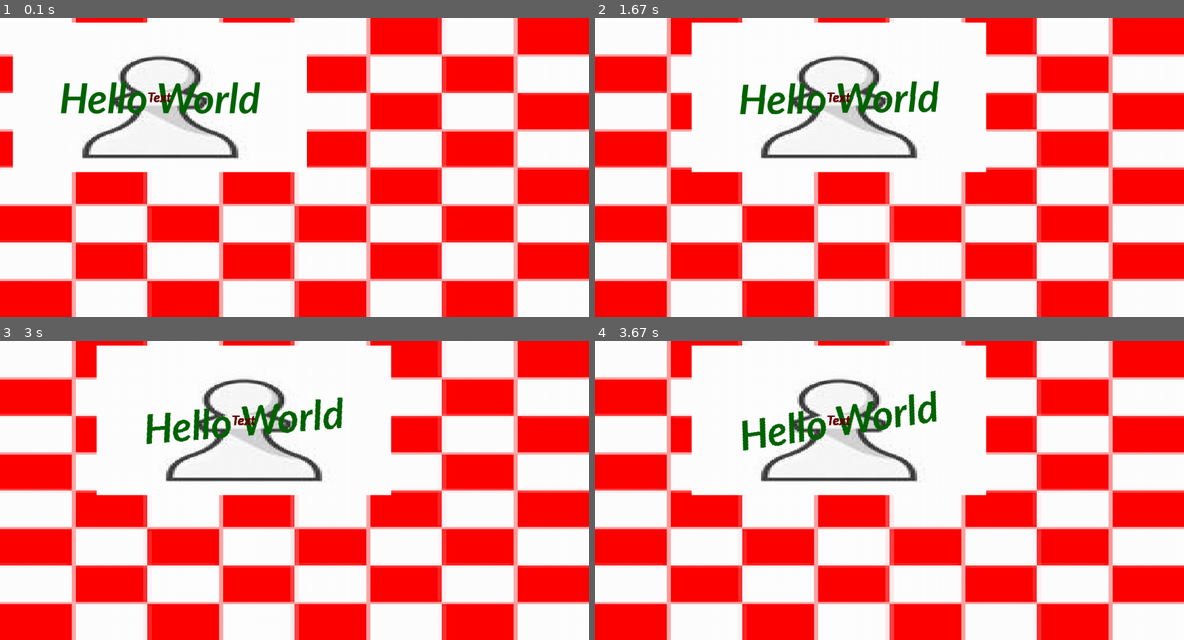
Above: before the commit, frames 1-4 (two rows, left to right).
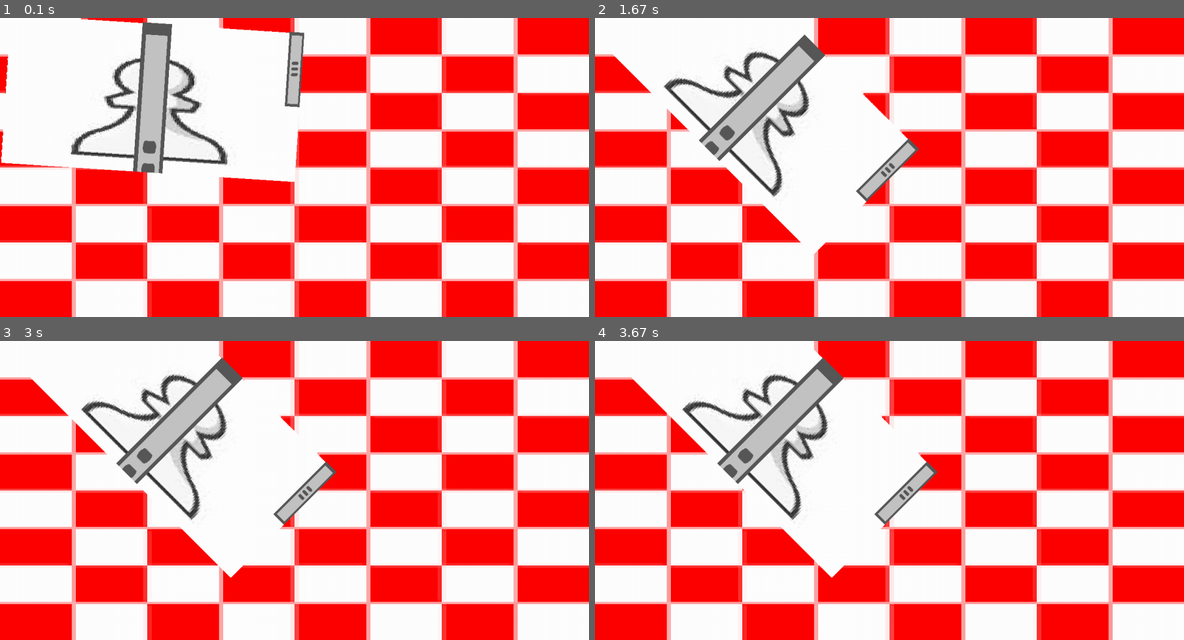
Above: after the commit, the same moments.

Repository: FizzyKing6002/App-Game-Designer-using-Pygame
Game: pygame game, started from projectEditor.py
Same seed, same stepped clock (60 frames per second), same inputs: the game is played once before the commit and once after it.
Inputs (mouse positions are in pixels of both pictures, inside the frame that each line leads up to):
- Up to frame 1 (0.1 s): no input
- Up to frame 2 (1.67 s): move the mouse to (865, 179) at 0.37 s; move the mouse to (748, 170) at 0.87 s; move the mouse to (977, 62) at 1.37 s
- Up to frame 3 (3 s): move the mouse to (306, 388) at 1.87 s; move the mouse to (300, 523) at 2.43 s; move the mouse to (447, 538) at 2.93 s
- Up to frame 4 (3.67 s): move the mouse to (1042, 463) at 3.43 s

The runs differ from the first frame. In frame 1, 8.5% of the frame differs, in the area x 0-53%, y 0-55%; in frame 2, 17%, in the area x 3-67%, y 0-79%; in frame 3, 16%; in frame 4, 15%.

Commit message:
Added Scroll Bar Object and Rotation of Surface Fix
Code was added - including a new object - to create a scroll bar.
Code was added to correctly draw the window onto a surface so that when the surface is rotated it shows the correct background.
Bugged, rotated objects on a surface cannot be clicked.

Diff:
--- a/EditorScripts/ObjectScripts/Example_Object.py
+++ b/EditorScripts/ObjectScripts/Example_Object.py
@@ -4,7 +4,8 @@
     "image" : True,
     "button" : True,
     "hover_activated" : False,
-    "key_activated" : False
+    "key_activated" : False,
+    "scroll_bar" : False
 }
 container_name = None
 
@@ -16,10 +17,11 @@
         self.objects_visible_outside_container = True
         self.img_dir = "EditorTextures/example_image.png"
         self.activation_keys = {}
+        self.is_scroll_bar = False
 
         self.position_modifiers = [[0, 0.5], [0, 0.5]]
         self.size_modifiers = [[0, 1], [0, 1]]
-        self.rotation_modifiers = [0, 1]
+        self.rotation_modifiers = [0, 0]
         self.opacity_modifiers = [0, 1]
 
         self.position_origin = [0.5, 0.5]
@@ -48,16 +50,17 @@
         if not self.active and global_scripts.state == 0:
             self.active = True
 
-    def left_clicked(self):
-        self.triggered = True
-
-    def middle_clicked(self):
+    def left_clicked(self, mouse_pos):
+        #self.triggered = True
         pass
 
-    def right_clicked(self):
+    def middle_clicked(self, mouse_pos):
         pass
 
-    def hovered_over(self):
+    def right_clicked(self, mouse_pos):
+        pass
+
+    def hovered_over(self, mouse_pos):
         pass
 
     def key_input(self, key):
--- a/EditorScripts/ObjectScripts/Example_Object2.py
+++ b/EditorScripts/ObjectScripts/Example_Object2.py
@@ -4,7 +4,8 @@
     "image" : True,
     "button" : True,
     "hover_activated" : False,
-    "key_activated" : True
+    "key_activated" : True,
+    "scroll_bar" : False
 }
 container_name = "Example_Object"
 
@@ -20,10 +21,11 @@
             "a" : True,
             "b" : False
         }
+        self.is_scroll_bar = False
 
         self.position_modifiers = [[10, 0], [10, 0]]
         self.size_modifiers = [[0, 0.5], [0, 0.5]]
-        self.rotation_modifiers = [0, 1]
+        self.rotation_modifiers = [0, 0]
         self.opacity_modifiers = [0, 1]
 
         self.position_origin = [0, 0]
@@ -40,18 +42,19 @@
     def frame_update(self, global_scripts):
         if self.one_time:
             self.one_time = False
-            self.create_animation(200, 1000, "posx", "x")
+            self.create_animation(200, 10000, "posx", "x")
+            self.create_animation(-45, 1000, "rot", "x")
 
-    def left_clicked(self):
+    def left_clicked(self, mouse_pos):
         pass
 
-    def middle_clicked(self):
+    def middle_clicked(self, mouse_pos):
         pass
 
-    def right_clicked(self):
+    def right_clicked(self, mouse_pos):
         pass
 
-    def hovered_over(self):
+    def hovered_over(self, mouse_pos):
         pass
 
     def key_input(self, key):
--- a/EditorScripts/ObjectScripts/Example_Object3.py
+++ b/EditorScripts/ObjectScripts/Example_Object3.py
@@ -4,22 +4,24 @@
     "image" : False,
     "button" : False,
     "hover_activated" : False,
-    "key_activated" : False
+    "key_activated" : False,
+    "scroll_bar" : False
 }
 container_name = "Example_Object2"
 
 class Example_Object3:
     def __init__(self):
-        self.active = True
-        self.update_priority = 2
+        self.active = False
+        self.update_priority = 0
 
         self.objects_visible_outside_container = True
         self.img_dir = None
         self.activation_keys = {}
+        self.is_scroll_bar = False
 
         self.position_modifiers = [[0, 0.5], [0, 0.5]]
         self.size_modifiers = [[0, 1], [0, 0.3]]
-        self.rotation_modifiers = [0, 1]
+        self.rotation_modifiers = [0, 0]
         self.opacity_modifiers = [0, 1]
 
         self.position_origin = [0.5, 0.5]
@@ -38,16 +40,16 @@
             self.one_time = False
             self.create_animation(237, 11000, "rot", "x**3")
 
-    def left_clicked(self):
+    def left_clicked(self, mouse_pos):
         pass
 
-    def middle_clicked(self):
+    def middle_clicked(self, mouse_pos):
         pass
 
-    def right_clicked(self):
+    def right_clicked(self, mouse_pos):
         pass
 
-    def hovered_over(self):
+    def hovered_over(self, mouse_pos):
         pass
 
     def key_input(self, key):
--- a/EditorScripts/ObjectScripts/Example_Object4.py
+++ b/EditorScripts/ObjectScripts/Example_Object4.py
@@ -4,7 +4,8 @@
     "image" : True,
     "button" : True,
     "hover_activated" : False,
-    "key_activated" : False
+    "key_activated" : False,
+    "scroll_bar" : False
 }
 container_name = None
 
@@ -16,10 +17,11 @@
         self.objects_visible_outside_container = True
         self.img_dir = "EditorTextures/palms.png"
         self.activation_keys = {}
+        self.is_scroll_bar = False
 
         self.position_modifiers = [[0, 0.5], [0, 0.5]]
         self.size_modifiers = [[0, 1], [0, 1]]
-        self.rotation_modifiers = [0, 1]
+        self.rotation_modifiers = [0, 0]
         self.opacity_modifiers = [0, 1]
 
         self.position_origin = [0.5, 0.5]
@@ -49,16 +51,16 @@
             self.active = True
 
 
-    def left_clicked(self):
+    def left_clicked(self, mouse_pos):
         self.triggered = True
 
-    def middle_clicked(self):
+    def middle_clicked(self, mouse_pos):
         pass
 
-    def right_clicked(self):
+    def right_clicked(self, mouse_pos):
         pass
 
-    def hovered_over(self):
+    def hovered_over(self, mouse_pos):
         pass
 
     def key_input(self, key):
--- a/EditorScripts/ObjectScripts/Example_Object5.py
+++ b/EditorScripts/ObjectScripts/Example_Object5.py
@@ -1,10 +1,11 @@
 object_type = {
     "container" : False,
-    "text" : True,
-    "image" : False,
+    "text" : False,
+    "image" : True,
     "button" : False,
     "hover_activated" : False,
-    "key_activated" : False
+    "key_activated" : False,
+    "scroll_bar" : False
 }
 container_name = "Example_Object2"
 
@@ -14,18 +15,19 @@
         self.update_priority = 1
 
         self.objects_visible_outside_container = True
-        self.img_dir = None
+        self.img_dir = "EditorTextures/box.png"
         self.activation_keys = {}
+        self.is_scroll_bar = False
 
         self.position_modifiers = [[0, 0.5], [0, 0.5]]
-        self.size_modifiers = [[0, 1], [0, 0.1]]
-        self.rotation_modifiers = [0, 1]
+        self.size_modifiers = [[0, 0.1], [0, 2]]
+        self.rotation_modifiers = [0, 0]
         self.opacity_modifiers = [0, 1]
 
         self.position_origin = [0.5, 0.5]
         self.animations = []
 
-        self.text = "Text"
+        self.text = ""
         self.text_font = "Calibri"
         self.text_colour = (100, 0, 0)
         self.text_bold = True
@@ -34,16 +36,16 @@
     def frame_update(self, global_scripts):
         pass
 
-    def left_clicked(self):
+    def left_clicked(self, mouse_pos):
         pass
 
-    def middle_clicked(self):
+    def middle_clicked(self, mouse_pos):
         pass
 
-    def right_clicked(self):
+    def right_clicked(self, mouse_pos):
         pass
 
-    def hovered_over(self):
+    def hovered_over(self, mouse_pos):
         pass
 
     def key_input(self, key):
--- /dev/null
+++ b/EditorScripts/ObjectScripts/Example_Object6.py
@@ -0,0 +1,75 @@
+object_type = {
+    "container" : False,
+    "text" : False,
+    "image" : True,
+    "button" : True,
+    "hover_activated" : False,
+    "key_activated" : False,
+    "scroll_bar" : True
+}
+container_name = "Example_Object2"
+
+class Example_Object6:
+    def __init__(self):
+        self.active = True
+        self.update_priority = 10
+
+        self.objects_visible_outside_container = True
+        self.img_dir = "EditorTextures/box.png"
+        self.activation_keys = {}
+        self.is_scroll_bar = True
+
+        self.position_modifiers = [[0, 0.975], [0, 0.5]]
+        self.size_modifiers = [[0, 0.05], [0, 1]]
+        self.rotation_modifiers = [0, 0]
+        self.opacity_modifiers = [0, 1]
+
+        self.position_origin = [0.5, 0.5]
+        self.animations = []
+
+        self.text = ""
+        self.text_font = "Calibri"
+        self.text_colour = (0, 0, 0)
+        self.text_bold = False
+        self.text_italic = False
+
+        self.clicked = False
+        self.init_mouse_pos = None
+        self.mouse_pos_diff = 0
+        self.scroll_bar_limit = 0
+
+    def frame_update(self, global_scripts):
+        self.pos[1] += self.mouse_pos_diff
+
+        if not self.clicked and self.init_mouse_pos is not None:
+            self.init_mouse_pos = None
+
+            self.position_modifiers[1][0] += self.mouse_pos_diff
+            self.mouse_pos_diff = 0
+
+        self.clicked = False
+
+    def left_clicked(self, mouse_pos):
+        self.clicked = True
+        if self.init_mouse_pos is None:
+            self.init_mouse_pos = mouse_pos[1]
+        self.mouse_pos_diff = mouse_pos[1] - self.init_mouse_pos
+
+        total_diff = self.mouse_pos_diff + self.position_modifiers[1][0]
+
+        if total_diff > self.scroll_bar_limit:
+            self.mouse_pos_diff = self.scroll_bar_limit - self.position_modifiers[1][0]
+        elif total_diff < 0:
+            self.mouse_pos_diff = 0 - self.position_modifiers[1][0]
+
+    def middle_clicked(self, mouse_pos):
+        pass
+
+    def right_clicked(self, mouse_pos):
+        pass
+
+    def hovered_over(self, mouse_pos):
+        pass
+
+    def key_input(self, key):
+        pass
--- a/ImportCode/objects.py
+++ b/ImportCode/objects.py
@@ -52,7 +52,7 @@
 
             if hasattr(self, "call_objects") and callable(self.call_objects):
                 self.call_objects(window, time,
-                                  mouse_pos, mouse_state, key_state, global_scripts)
+                                mouse_pos, mouse_state, key_state, global_scripts)
 
         def animate(self, time):
             for anim in self.animations:
@@ -123,6 +123,8 @@
 class Container:
     def __init__(self):
         self.objects = []
+        self.object_offset = 0
+        self.prev_offset = 0
 
     def call_objects(self, window, time,
                      mouse_pos, mouse_state, key_state, global_scripts):
@@ -135,16 +137,94 @@
                     mouse_pos, mouse_state, key_state, global_scripts)
 
         else:
-            surface = pygame.Surface(self.size).convert()
-            surface.blit(window, (
-                -(self.pos[0] - self.size[0] // 2), -(self.pos[1] - self.size[1] // 2)))
-
+            surface = pygame.Surface(self.size).convert_alpha()
+            if self.rot == 0:
+                surface.blit(window, (
+                    -(self.pos[0] - self.size[0] / 2), -(self.pos[1] - self.size[1] / 2)))
+            else:
+                rotated_window = pygame.transform.rotate(window, -self.rot)
+                vector = pygame.math.Vector2(
+                    window.get_width() / 2 - self.pos[0],
+                    window.get_height() / 2 - self.pos[1]).rotate(self.rot)
+                surface.blit(rotated_window, (
+                    vector[0] + self.size[0] / 2 - rotated_window.get_width() / 2, vector[1] + self.size[1] / 2 - rotated_window.get_height() / 2))
+
+            mouse_pos = [
+                mouse_pos[0] - (self.pos[0] - self.size[0] / 2),
+                mouse_pos[1] - (self.pos[1] - self.size[1] / 2)
+            ]
+
+            container_has_scroll_bar = False
             for obj in self.objects:
-                obj(surface, time,
-                    [self.size[0] // 2, self.size[1] // 2], self.size, self.rot, self.opa,
-                    mouse_pos, mouse_state, key_state, global_scripts)
-
+                if obj.is_scroll_bar:
+                    container_has_scroll_bar = True
+
+                    if obj.size[1] != 0 and self.size[1] - obj.size[1] != 0:
+                        scroll_offset = ((self.size[1] ** 2) / obj.size[1] - self.size[1]) \
+                            * ((obj.position_modifiers[1][0] + obj.mouse_pos_diff) \
+                                / (self.size[1] - obj.size[1]))
+                    else:
+                        scroll_offset = 0
+
+            if container_has_scroll_bar:
+                scroll_bar_size, object_offset = self.calc_size_scroll_bar()
+                self.object_offset = max(self.object_offset + object_offset, 0)
+                self.prev_offset = scroll_offset
+
+                for obj in self.objects:
+                    pos = [self.size[0] / 2, self.size[1] / 2]
+                    size = copy.deepcopy(self.size)
+
+                    if obj.is_scroll_bar:
+                        size[1] = scroll_bar_size
+                        pos[1] -= (self.size[1] - size[1]) / 2
+                        obj.scroll_bar_limit = self.size[1] - size[1]
+                    else:
+                        pos[1] += self.object_offset - scroll_offset
+
+                    obj(surface, time,
+                        pos, size, self.rot, self.opa,
+                        mouse_pos, mouse_state, key_state, global_scripts)
+
+            else:
+                pos = [self.size[0] / 2, self.size[1] / 2]
+
+                for obj in self.objects:
+                    obj(surface, time,
+                        pos, self.size, self.rot, self.opa,
+                        mouse_pos, mouse_state, key_state, global_scripts)
+
+            surface = pygame.transform.rotate(surface, self.rot)
             draw_surface(self, window, surface)
+
+    def iterate_through_objects(self):
+        for obj in self.objects:
+            obj(surface, time,
+                [self.size[0] / 2, self.size[1] / 2], self.size, self.rot, self.opa,
+                mouse_pos, mouse_state, key_state, global_scripts)
+
+    def calc_size_scroll_bar(self):
+        if self.objects_visible_outside_container:
+            min_y = self.pos[1] - self.size[1] / 2
+            max_y = self.pos[1] + self.size[1] / 2
+        else:
+            min_y = 0
+            max_y = self.size[1]
+
+        for obj in self.objects:
+            obj_min_y = obj.pos[1] - obj.size[1] / 2 + self.prev_offset
+            obj_max_y = obj.pos[1] + obj.size[1] / 2 + self.prev_offset
+            if obj_min_y < min_y:
+                min_y = obj_min_y
+            if obj_max_y > max_y:
+                max_y = obj_max_y
+
+        if self.objects_visible_outside_container:
+            object_offset = self.pos[1] - self.size[1] / 2 - min_y
+        else:
+            object_offset = 0 - min_y
+
+        return (self.size[1] ** 2) / (max_y - min_y), object_offset
 
     def reorder_objects(self):
         sorted_list = []
@@ -163,10 +243,6 @@
 
         self.objects = sorted_list
 
-    def order_func(self, val):
-        print(val.update_priority)
-        return val.update_priority
-
 class Text:
     def draw_self(self, window):
         font = pygame.font.SysFont(self.text_font, round(self.size[1]),
@@ -178,8 +254,7 @@
 
 class Image:
     def __init__(self):
-        if self.img_dir is not None:
-            self.img = pygame.image.load(self.img_dir).convert_alpha()
+        self.img = pygame.image.load(self.img_dir).convert_alpha()
 
     def draw_self(self, window):
         temp_img = pygame.transform.rotate(pygame.transform.scale(
@@ -205,21 +280,23 @@
 
 class Button:
     def call_clicked(self, mouse_pos, mouse_state):
-        if hitbox_collision(self, mouse_pos):
+        collided = hitbox_collision(self, mouse_pos)
+        if collided or (self.is_scroll_bar and self.init_mouse_pos is not None):
             if hasattr(self, "call_hovered") and callable(self.call_hovered):
-                self.hovered_over()
+                self.hovered_over(mouse_pos)
 
             if mouse_state[0]:
-                self.left_clicked()
+                self.left_clicked(mouse_pos)
             if mouse_state[1]:
-                self.middle_clicked()
+                self.middle_clicked(mouse_pos)
             if mouse_state[2]:
-                self.right_clicked()
+                self.right_clicked(mouse_pos)
 
 class Hover_Activated:
     def call_hovered(self, mouse_pos):
-        if hitbox_collision(self, mouse_pos):
-            self.hovered_over()
+        collided = hitbox_collision(self, mouse_pos)
+        if collided:
+            self.hovered_over(mouse_pos)
 
 def hitbox_collision(self, mouse_pos):
     if not self.rot == 0:
Binary file added: EditorTextures/box.png
